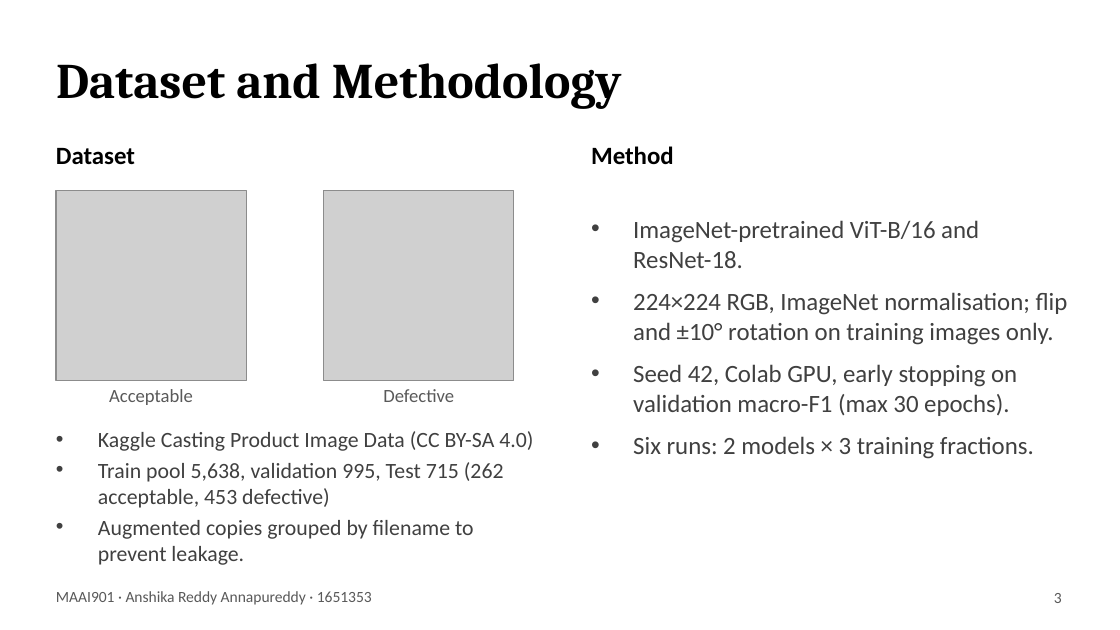
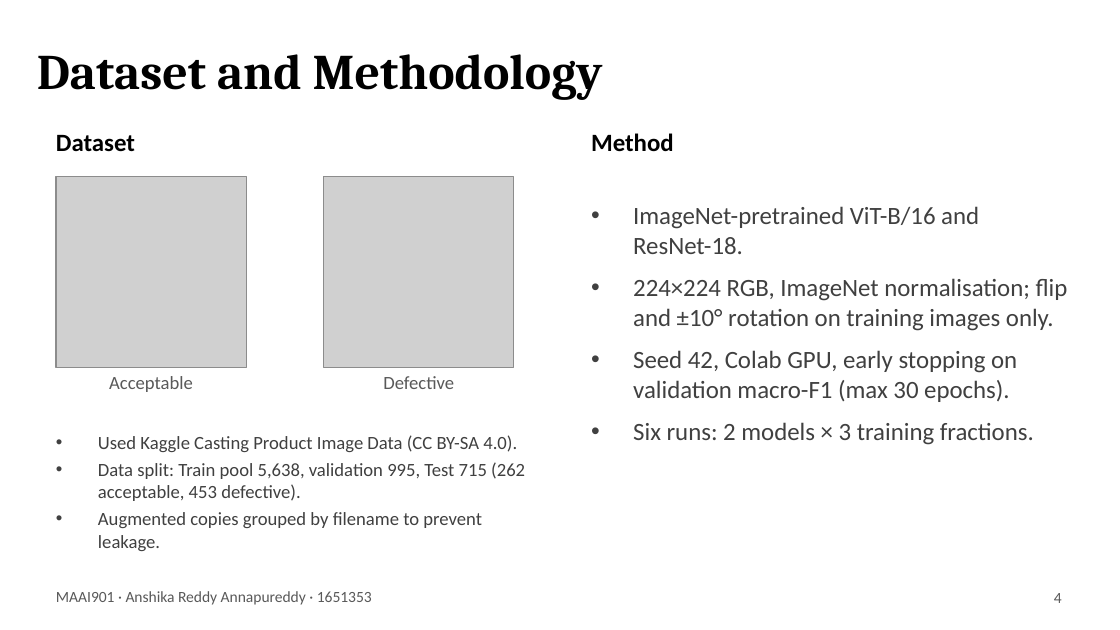
Before and after one commit to anshikareddy403/casting-defect-vit-resnet, a slide deck: slide 4 of report/Casting_Defect_Inspection_Presentation.pptx (slide 3 before the commit). Drawn at 1120x630 pixels with LibreOffice and Linux fonts; fonts in the diff are those of the drawing; grey boxes stand for pictures. Boxes give left, top, right and bottom in pixels: in the first picture for what was removed or moved away, otherwise in the second. Text is boxed around its words. In the diff, an @@ line names an element or a change of style, - is before the commit and + after.

```diff
--- a/report/Casting_Defect_Inspection_Presentation.pptx
+++ b/report/Casting_Defect_Inspection_Presentation.pptx
@@ title "Dataset and Methodology": place and size @@
-title "Dataset and Methodology" at bbox=[56, 63, 622, 109]
+title "Dataset and Methodology" at bbox=[37, 54, 603, 100]
@@ 5 texts, 2 pictures: place and size @@
-5 texts, 2 pictures at bbox=[56, 146, 1068, 459]
+5 texts, 2 pictures at bbox=[56, 133, 1068, 445]
@@ text at bbox=[98, 435, 525, 501]: text changed; size 14 to 12 pt @@
-• Kaggle Casting Product Image Data (CC BY-SA 4.0)
-• Train pool 5,638, validation 995, Test 715 (262 acceptable, 453 defective)
+• Used Kaggle Casting Product Image Data (CC BY-SA 4.0).
+• Data split: Train pool 5,638, validation 995, Test 715 (262 acceptable, 453 defective).
@@ text at bbox=[98, 512, 482, 551]: size 14 to 12 pt in "Augmented copies grouped by filename to prevent ..." @@
@@ page number at bbox=[1054, 593, 1062, 603]: text changed @@
-3
+4
```
Also in this commit, not shown: 3 other slides changed, 1 slide added, 3 other files.
